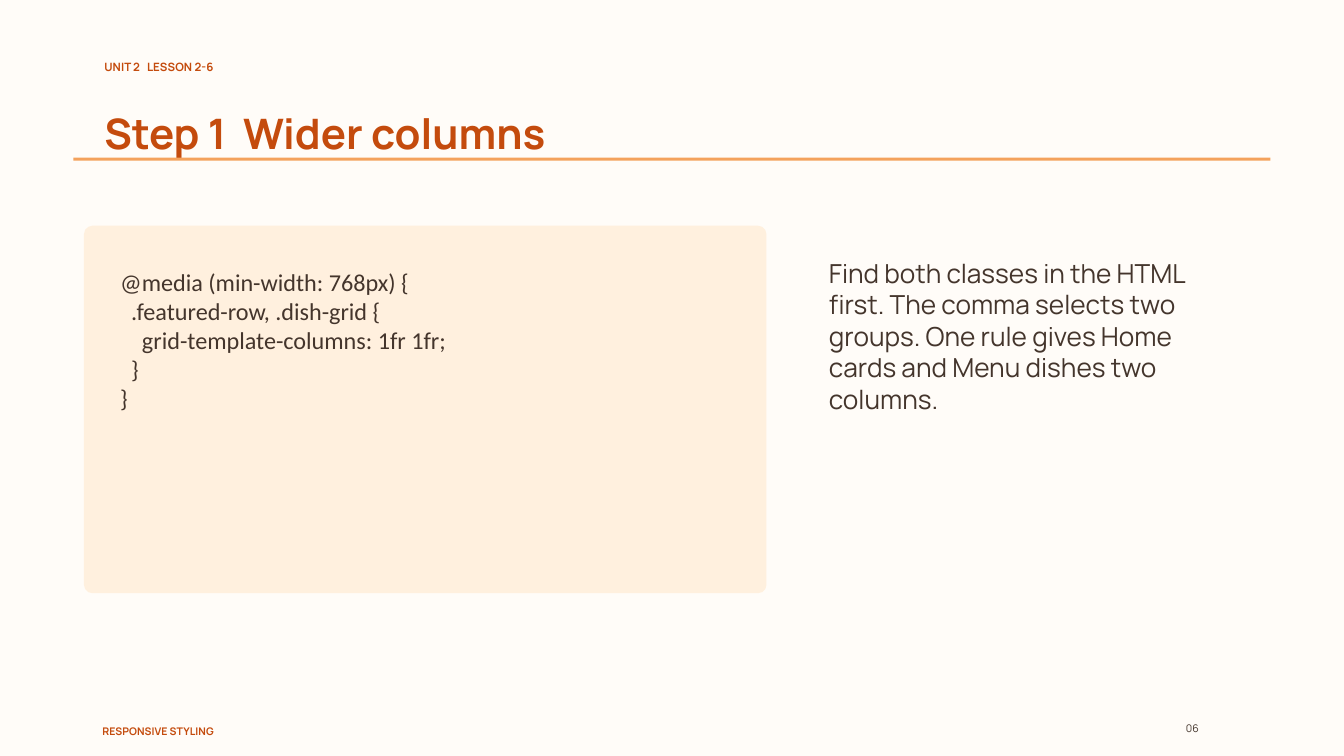
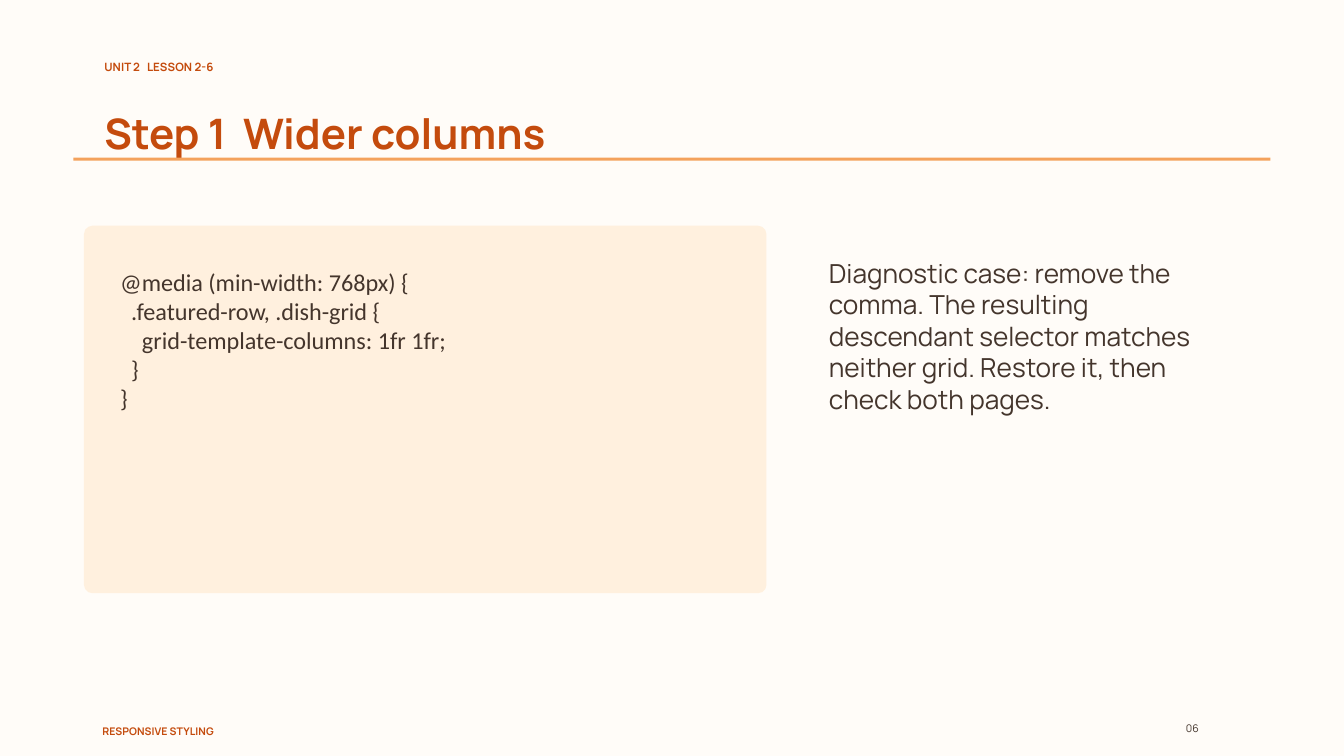
Before and after one commit to nakarapunchai/cis181-course-template, a slide deck: slide 6 of demo/Demo 2-6/Lesson 2-6 Responsive Styling.pptx. Drawn at 1344x756 pixels with LibreOffice and Linux fonts; fonts in the diff are those of the drawing. Boxes give left, top, right and bottom in pixels: in the first picture for what was removed or moved away, otherwise in the second. Text is boxed around its words. In the diff, an @@ line names an element or a change of style, - is before the commit and + after.

Commit message:
Refocus Demo 2-6 teaching materials on responsive CSS and diagnostic practice

```diff
--- a/demo/Demo 2-6/Lesson 2-6 Responsive Styling.pptx
+++ b/demo/Demo 2-6/Lesson 2-6 Responsive Styling.pptx
@@ text at bbox=[829, 264, 1190, 416]: text changed @@
-Find both classes in the HTML first. The comma selects two groups. One rule gives Home cards and Menu dishes two columns.
+Diagnostic case: remove the comma. The resulting descendant selector matches neither grid. Restore it, then check both pages.
```
Also in this commit, not shown: 6 other slides changed, 3 other files.
